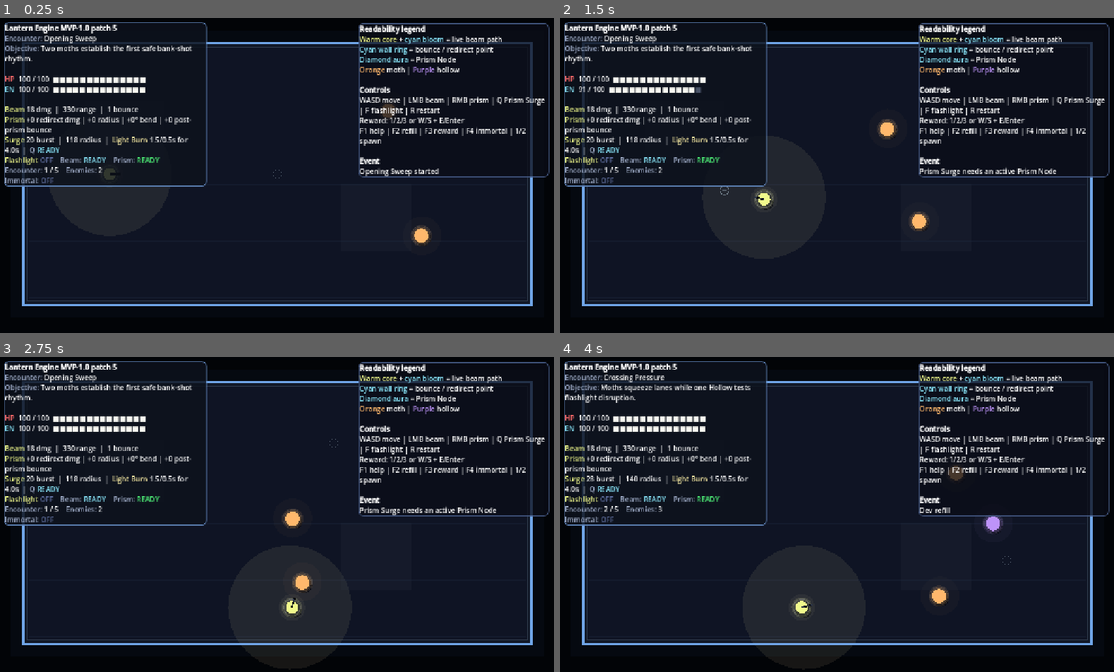
Above: before the commit, frames 1-4 (two rows, left to right).
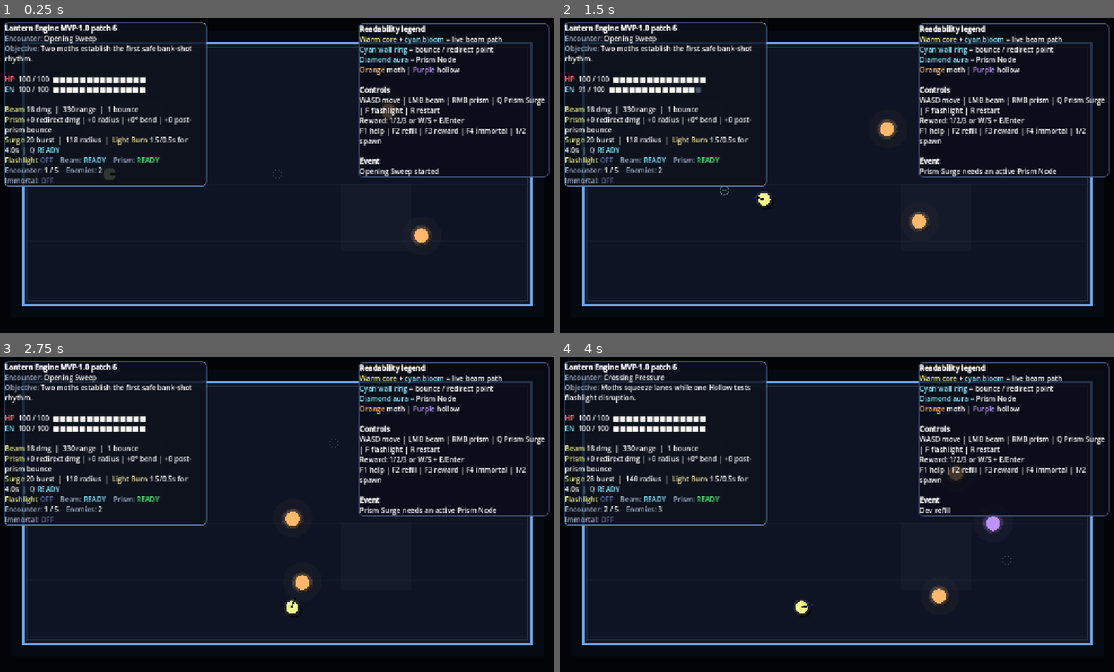
Above: after the commit, the same moments.

Repository: Nopppa/lantern-engine
Game: Godot game, scene res://scenes/run_scene.tscn
Two runs of this game, one before a commit and one after it. Both use one fixed random seed, a clock stepped at 60 frames per second and the inputs below. This scene is started directly instead of the project's main scene.
Inputs (mouse positions are in pixels of both pictures, inside the frame that each line leads up to):
- Up to frame 1 (0.25 s): no input
- Up to frame 2 (1.5 s): tap Enter (ui_accept) at 0.5, 0.77 s; move the mouse to (958, 159) at 0.52 s; hold D (move_right) 0.53-1.28 s; click (958, 159) at 0.6 s; move the mouse to (726, 191) at 1.27 s; hold S (move_down) from 1.28 s (still down); tap Q (cast_prism_surge) at 1.35 s
- Up to frame 3 (2.75 s): tap Enter (ui_accept) at 1.52 s; move the mouse to (332, 442) at 2.02 s; release S (move_down) at 2.03 s; hold D (move_right) from 2.03 s (still down); tap E (interact) at 2.1 s
- Up to frame 4 (4 s): move the mouse to (809, 577) at 2.77 s; release D (move_right) at 2.78 s; hold R (grant_upgrade) 2.78-3.53 s; right-click (809, 577) at 2.85 s; tap Enter (ui_accept) at 3.02, 3.77 s; move the mouse to (1008, 561) at 3.52 s; hold A (move_left) from 3.53 s (still down); tap Q (quick_refill) at 3.6 s

The runs differ from the first frame. In frame 1, less than 0.1% of the frame differs, in the area x 19-22%, y 2-54%; in frame 2, 0.2%; in frame 3, 0.2%, in the area x 20-56%, y 2-84%; in frame 4, 0.2%.

Commit message:
v0.5.6 flashlight unified beam, prism bounce, player halo removal, F1 overlay split
- Flashlight: replaced raw cone polygon with guide-ray traced fill polygons
  that bounce off arena walls, rendering as one coherent beam/cone
- Prism Node: emits 6 radial light rays that bounce off arena walls using
  shared BeamResolver logic (beam_to_bounds + reflect_if_wall)
- Player halo: removed the large 140px + 16px ambient glow circles around
  the player that muddied flashlight readability; player glow now tight
- F1 in Light Lab: now toggles only UI overlay panels (HUD, status, debug
  labels, HP overhead, cursor probe); in-world sign patches on surface
  materials remain always visible
- F1 in run scene: unchanged behavior (legend/help toggle)
- _is_in_prism_light: now also checks prism bounced light segments
- _build_lit_zones: uses flashlight fill triangles for ambient zones instead
  of player-centered halo; prism bounce segments contribute zones

Diff:
--- a/scripts/light_lab_scene.gd
+++ b/scripts/light_lab_scene.gd
@@ -11,7 +11,7 @@
 const FlashlightVisuals = preload("res://scripts/gameplay/flashlight_visuals.gd")
 const LightApproximation = preload("res://scripts/gameplay/light_approximation.gd")
 
-const LAB_LABEL := "Light Lab v0.5.5"
+const LAB_LABEL := "Light Lab v0.5.6"
 const CELL_SIZE := 32.0
 const PROBE_RADIUS := 18.0
 
@@ -42,6 +42,7 @@
 var beam_debug_enabled := true
 var hp_overhead_enabled := true
 var cursor_probe_enabled := true
+var ui_overlays_hidden := false
 var base_alive_flip := false
 var movement_surface_probe := {}
 var spawn_validation_enabled := true
@@ -394,7 +395,7 @@
 	return zones
 
 func _update_ui() -> void:
-	if help_collapsed:
+	if ui_overlays_hidden:
 		hud_label.visible = false
 		status_label.visible = false
 		return
@@ -491,13 +492,12 @@
 	for prism_station: Dictionary in prism_stations:
 		draw_circle(prism_station["pos"], 26.0, Color(PRISM_COLOR.r, PRISM_COLOR.g, PRISM_COLOR.b, 0.18))
 		draw_arc(prism_station["pos"], 26.0, 0.0, TAU, 24, PRISM_COLOR, 3.0)
-	if not help_collapsed:
-		for patch: Dictionary in surface_patches:
-			_draw_sign_patch(patch)
+	for patch: Dictionary in surface_patches:
+		_draw_sign_patch(patch)
 	_draw_flashlight_trace()
 	_draw_primary_beam_segments()
 	_draw_secondary_overlays()
-	if beam_debug_enabled and not help_collapsed:
+	if beam_debug_enabled and not ui_overlays_hidden:
 		_draw_debug_markers()
 	for enemy: Dictionary in enemies:
 		if not is_instance_valid(enemy["node"]):
@@ -505,12 +505,12 @@
 		var color: Color = Color("ffb86c") if enemy["type"] == "moth" else (Color("ff4fd8") if enemy["type"] == "boss_hollow_matriarch" else Color("bd93f9"))
 		draw_circle(enemy["node"].position, enemy["radius"] + 7.0, Color(color.r, color.g, color.b, 0.15))
 		draw_circle(enemy["node"].position, enemy["radius"], color)
-		if hp_overhead_enabled and not help_collapsed:
+		if hp_overhead_enabled and not ui_overlays_hidden:
 			draw_string(ThemeDB.fallback_font, enemy["node"].position + Vector2(-28, -24), "%d/%d" % [int(ceil(float(enemy["hp"]))), int(ceil(float(enemy.get("max_hp", enemy["hp"]))))], HORIZONTAL_ALIGNMENT_LEFT, -1, 12, Color(1,1,1,0.9))
 	draw_circle(player_pos, PLAYER_RADIUS + 10.0, Color(1.0, 0.95, 0.72, 0.12))
 	draw_circle(player_pos, PLAYER_RADIUS, Color("f1fa8c"))
 	draw_line(player_pos, player_pos + facing * 26.0, Color(0.14, 0.18, 0.24, 1.0), 2.0)
-	if cursor_probe_enabled and not help_collapsed and ARENA_RECT.has_point(get_global_mouse_position()):
+	if cursor_probe_enabled and not ui_overlays_hidden and ARENA_RECT.has_point(get_global_mouse_position()):
 		var probe := get_global_mouse_position()
 		var intensity := _light_intensity_at(probe)
 		var mat := _material_under_cursor(probe)
@@ -577,7 +577,7 @@
 		if material_id == "wet":
 			var wet_mid := a.lerp(b, 0.48)
 			draw_arc(wet_mid, 10.0, 0.0, TAU, 16, Color(0.76, 0.96, 1.0, 0.30 * intensity), 1.2)
-		if not help_collapsed and kind != "primary":
+		if not ui_overlays_hidden and kind != "primary":
 			var label := "FX" if kind == "reflect" else ("TX" if kind == "transmit" else "SC")
 			draw_string(ThemeDB.fallback_font, a.lerp(b, 0.5) + Vector2(-8, -8), label, HORIZONTAL_ALIGNMENT_LEFT, 28.0, 9, Color(1, 1, 1, 0.65))
 
@@ -606,7 +606,7 @@
 			var mid: Vector2 = a.lerp(b, 0.5)
 			draw_arc(mid, 18.0, 0.0, TAU, 18, Color(0.72, 0.94, 1.0, 0.38 * alpha), 2.0)
 			draw_arc(mid + Vector2(8, -4), 10.0, 0.0, TAU, 16, Color(1.0, 1.0, 1.0, 0.24 * alpha), 1.5)
-		if not help_collapsed:
+		if not ui_overlays_hidden:
 			var mid2: Vector2 = a.lerp(b, 0.5)
 			draw_circle(mid2, 10.0, Color(0.02, 0.04, 0.08, 0.36))
 			draw_string(ThemeDB.fallback_font, mid2 + Vector2(-10, 4), "L%d" % layer, HORIZONTAL_ALIGNMENT_LEFT, 24.0, 11, Color(0.92, 0.98, 1.0, 0.9))
--- a/scripts/player/debug_actions.gd
+++ b/scripts/player/debug_actions.gd
@@ -50,8 +50,12 @@
 	run._show_rewards()
 
 static func toggle_help(run: RunScene) -> void:
-	run.help_collapsed = !run.help_collapsed
-	run.last_event = "Overlay %s" % ("shown" if not run.help_collapsed else "hidden")
+	if "ui_overlays_hidden" in run:
+		run.ui_overlays_hidden = !run.ui_overlays_hidden
+		run.last_event = "UI overlays %s" % ("shown" if not run.ui_overlays_hidden else "hidden")
+	else:
+		run.help_collapsed = !run.help_collapsed
+		run.last_event = "Overlay %s" % ("shown" if not run.help_collapsed else "hidden")
 
 static func toggle_immortal(run: RunScene) -> void:
 	run.debug_immortal = !run.debug_immortal
--- a/scripts/run_scene.gd
+++ b/scripts/run_scene.gd
@@ -25,7 +25,7 @@
 const BEAM_OFFSET := 4.0
 const PRISM_RADIUS := 18.0
 const PRISM_REDIRECT_ANGLE := 55.0
-const BUILD_LABEL := "MVP-1.0 patch 5"
+const BUILD_LABEL := "MVP-1.0 patch 6"
 
 var player_hp := 100.0
 var player_max_hp := 100.0
@@ -95,6 +95,9 @@
 var end_title_label: Label
 var end_body_label: RichTextLabel
 var help_collapsed := false
+var flashlight_visual_traces: Array = []
+var flashlight_visual_fill: Array = []
+var prism_light_traces: Array = []
 var run_summary := RunSummary.make_tracker()
 var world_layer: Node2D
 var fx_layer: Node2D
@@ -231,6 +234,7 @@
 	_update_hit_flashes(delta)
 	if beam_pulse_timer <= 0.0 and not beam_segments.is_empty():
 		beam_segments.clear()
+	_refresh_environment_light_traces()
 	lit_zones = _build_lit_zones()
 	energy = min(max_energy, energy + energy_regen * delta)
 	if prism_node and prism_timer <= 0.0:
@@ -325,7 +329,14 @@
 	return rad_to_deg(angle_to) <= flashlight_half_angle
 
 func _is_in_prism_light(pos: Vector2) -> bool:
-	return prism_node != null and is_instance_valid(prism_node) and prism_node.position.distance_to(pos) <= 88.0
+	if prism_node != null and is_instance_valid(prism_node) and prism_node.position.distance_to(pos) <= 88.0:
+		return true
+	for trace: Dictionary in prism_light_traces:
+		for segment: Array in trace.get("segments", []):
+			var hit := BeamResolver.segment_circle_hit(segment[0], segment[1], pos, 26.0)
+			if not hit.is_empty():
+				return true
+	return false
 
 func _is_in_beam_light(pos: Vector2) -> bool:
 	for segment: Array in beam_segments:
@@ -398,6 +409,9 @@
 	reward_panel.visible = false
 	end_panel.visible = false
 	beam_segments.clear()
+	flashlight_visual_traces.clear()
+	flashlight_visual_fill.clear()
+	prism_light_traces.clear()
 	boss_projectiles.clear()
 	hit_flashes.clear()
 	beam_pulse_timer = 0.0
@@ -419,9 +433,24 @@
 
 func _build_lit_zones() -> Array:
 	var zones: Array = []
-	zones.append({"pos": player_pos, "radius": 140.0, "color": Color(1.0, 0.94, 0.7, 0.08)})
+	if flashlight_on and not flashlight_visual_fill.is_empty():
+		for tri in flashlight_visual_fill:
+			if tri.size() < 3:
+				continue
+			var p0: Vector2 = tri[0]
+			var p1: Vector2 = tri[1]
+			var p2: Vector2 = tri[2]
+			var centroid: Vector2 = (p0 + p1 + p2) / 3.0
+			var radius: float = max(40.0, centroid.distance_to(p1) * 0.72)
+			zones.append({"pos": centroid, "radius": radius, "color": Color(1.0, 0.94, 0.7, 0.045)})
 	if prism_node:
-		zones.append({"pos": prism_node.position, "radius": 88.0, "color": Color(PRISM_COLOR.r, PRISM_COLOR.g, PRISM_COLOR.b, 0.08)})
+		zones.append({"pos": prism_node.position, "radius": 88.0, "color": Color(PRISM_COLOR.r, PRISM_COLOR.g, PRISM_COLOR.b, 0.05)})
+		for trace: Dictionary in prism_light_traces:
+			for segment: Array in trace.get("segments", []):
+				var a: Vector2 = segment[0]
+				var b: Vector2 = segment[1]
+				var distance2: float = a.distance_to(b)
+				zones.append({"pos": a.lerp(b, 0.5), "radius": max(distance2 * 0.22, 34.0), "color": Color(PRISM_COLOR.r, PRISM_COLOR.g, PRISM_COLOR.b, 0.032)})
 	for segment: Array in beam_segments:
 		var a: Vector2 = segment[0]
 		var b: Vector2 = segment[1]
@@ -471,6 +500,54 @@
 		end_panel.visible = true
 	else:
 		end_panel.visible = false
+
+func _refresh_environment_light_traces() -> void:
+	flashlight_visual_traces.clear()
+	flashlight_visual_fill.clear()
+	prism_light_traces.clear()
+	if flashlight_on:
+		var guide_count := 9
+		var base_angle := facing.angle()
+		var cone_angle := deg_to_rad(flashlight_half_angle)
+		var frontier: Array = []
+		for i in range(guide_count):
+			var t: float = 0.0 if guide_count <= 1 else float(i) / float(guide_count - 1)
+			var angle: float = lerpf(base_angle - cone_angle, base_angle + cone_angle, t)
+			var direction := Vector2.RIGHT.rotated(angle)
+			var trace := _trace_bounced_light_path(player_pos, direction, flashlight_range, 1)
+			flashlight_visual_traces.append(trace)
+			frontier.append(Vector2(trace.get("frontier", player_pos + direction * flashlight_range)))
+		for i in range(frontier.size() - 1):
+			flashlight_visual_fill.append(PackedVector2Array([player_pos, frontier[i], frontier[i + 1]]))
+	if prism_node:
+		var prism_rays := 6
+		for i in range(prism_rays):
+			var angle := TAU * float(i) / float(prism_rays)
+			var trace := _trace_bounced_light_path(prism_node.position, Vector2.RIGHT.rotated(angle), 128.0, 1)
+			prism_light_traces.append(trace)
+
+func _trace_bounced_light_path(origin: Vector2, direction: Vector2, max_range: float, max_bounces: int) -> Dictionary:
+	var segments: Array = []
+	var current_origin := origin
+	var current_direction := direction.normalized()
+	var remaining := max_range
+	var bounces_left := max_bounces
+	var frontier := origin
+	while remaining > 6.0:
+		var segment := BeamResolver.beam_to_bounds(self, current_origin, current_direction, remaining)
+		segments.append(segment)
+		var segment_end: Vector2 = segment[1]
+		frontier = segment_end
+		remaining -= Vector2(segment[0]).distance_to(segment_end)
+		if remaining <= 6.0 or bounces_left <= 0:
+			break
+		var bounce := BeamResolver.reflect_if_wall(self, segment_end, current_direction)
+		if bounce.is_empty():
+			break
+		current_direction = Vector2(bounce["direction"])
+		current_origin = Vector2(bounce["point"]) + current_direction * BEAM_OFFSET
+		bounces_left -= 1
+	return {"segments": segments, "frontier": frontier}
 
 func _alive_enemy_count() -> int:
 	var alive := 0
@@ -513,28 +590,28 @@
 		draw_circle(prism_node.position, current_prism_radius(), Color(PRISM_COLOR.r, PRISM_COLOR.g, PRISM_COLOR.b, 0.08))
 		draw_circle(prism_node.position, prism_surge_radius, Color(0.62, 0.94, 1.0, 0.035 if prism_surge_timer <= 0.0 else 0.02))
 		draw_line(prism_node.position, prism_node.position + prism_preview_dir * 46.0, Color(PRISM_COLOR.r, PRISM_COLOR.g, PRISM_COLOR.b, 0.4), 2.0)
-	# --- Flashlight cone ---
 	if flashlight_on:
-		var cone_angle := deg_to_rad(flashlight_half_angle)
-		var base_angle := facing.angle()
-		var cone_segments := 24
-		var cone_points := PackedVector2Array()
-		cone_points.append(player_pos)
-		for ci in range(cone_segments + 1):
-			var t_angle := base_angle - cone_angle + (2.0 * cone_angle) * (float(ci) / float(cone_segments))
-			cone_points.append(player_pos + Vector2(cos(t_angle), sin(t_angle)) * flashlight_range)
-		var cone_colors := PackedColorArray()
-		for ci in range(cone_points.size()):
-			cone_colors.append(Color(1.0, 0.96, 0.72, 0.12))
-		draw_polygon(cone_points, cone_colors)
-		# Cone edge lines
-		var left_dir := Vector2(cos(base_angle - cone_angle), sin(base_angle - cone_angle))
-		var right_dir := Vector2(cos(base_angle + cone_angle), sin(base_angle + cone_angle))
-		draw_line(player_pos, player_pos + left_dir * flashlight_range, Color(1.0, 0.94, 0.6, 0.35), 2.0)
-		draw_line(player_pos, player_pos + right_dir * flashlight_range, Color(1.0, 0.94, 0.6, 0.35), 2.0)
-		# Cone arc at range
-		draw_arc(player_pos, flashlight_range, base_angle - cone_angle, base_angle + cone_angle, 20, Color(1.0, 0.94, 0.6, 0.25), 2.0)
-	# --- End flashlight cone ---
+		for tri: PackedVector2Array in flashlight_visual_fill:
+			draw_colored_polygon(tri, Color(1.0, 0.96, 0.72, 0.10))
+			draw_polyline(tri, Color(1.0, 0.98, 0.84, 0.08), 1.2, true)
+		for trace: Dictionary in flashlight_visual_traces:
+			for segment: Array in trace.get("segments", []):
+				var a: Vector2 = segment[0]
+				var b: Vector2 = segment[1]
+				draw_line(a, b, Color(1.0, 0.94, 0.72, 0.028), 18.0)
+				draw_line(a, b, Color(1.0, 0.97, 0.82, 0.055), 8.0)
+				draw_line(a, b, Color(1.0, 0.98, 0.88, 0.12), 2.2)
+				if b != trace.get("frontier"):
+					draw_circle(b, 10.0, Color(0.72, 0.96, 1.0, 0.10))
+	if prism_node:
+		for trace: Dictionary in prism_light_traces:
+			for segment: Array in trace.get("segments", []):
+				var pa: Vector2 = segment[0]
+				var pb: Vector2 = segment[1]
+				draw_line(pa, pb, Color(PRISM_COLOR.r, PRISM_COLOR.g, PRISM_COLOR.b, 0.05), 12.0)
+				draw_line(pa, pb, Color(PRISM_COLOR.r, PRISM_COLOR.g, PRISM_COLOR.b, 0.13), 3.0)
+				if pb != trace.get("frontier"):
+					draw_circle(pb, 8.0, Color(0.72, 0.96, 1.0, 0.18))
 
 	for projectile: Dictionary in boss_projectiles:
 		var projectile_pos: Vector2 = projectile["pos"]
@@ -627,10 +704,8 @@
 		draw_circle(segment[1], end_radius + 6.0 * pulse_alpha, Color(end_color.r, end_color.g, end_color.b, 0.12 * pulse_alpha))
 		draw_circle(segment[1], end_radius * 0.55 + 2.0 * pulse_alpha, Color(end_color.r, end_color.g, end_color.b, end_color.a * pulse_alpha))
 	draw_circle(player_pos + Vector2(4, 6), PLAYER_RADIUS + 4.0, SHADOW_COLOR)
-	draw_circle(player_pos, PLAYER_RADIUS + 16.0, Color(1.0, 0.94, 0.7, 0.05))
-	draw_circle(player_pos, PLAYER_RADIUS + 9.0 + beam_flash * 8.0, Color(0.95, 0.98, 0.63, 0.14 + beam_flash * 0.22))
-	draw_circle(player_pos, PLAYER_RADIUS + beam_flash * 5.0, Color("f1fa8c"))
-	draw_arc(player_pos, PLAYER_RADIUS + 5.0, 0.0, TAU, 24, Color(1.0, 1.0, 1.0, 0.18), 1.5)
+	draw_circle(player_pos, PLAYER_RADIUS + 5.0 + beam_flash * 3.0, Color(0.95, 0.98, 0.63, 0.10 + beam_flash * 0.14))
+	draw_circle(player_pos, PLAYER_RADIUS, Color("f1fa8c"))
 	draw_line(player_pos, player_pos + facing * 24.0, Color.BLACK, 4.0)
 	draw_line(player_pos, player_pos + facing * 24.0, Color(0.16, 0.2, 0.28, 1.0), 2.0)
 	var mouse_world := get_global_mouse_position()
Not shown, changed: VERSION
